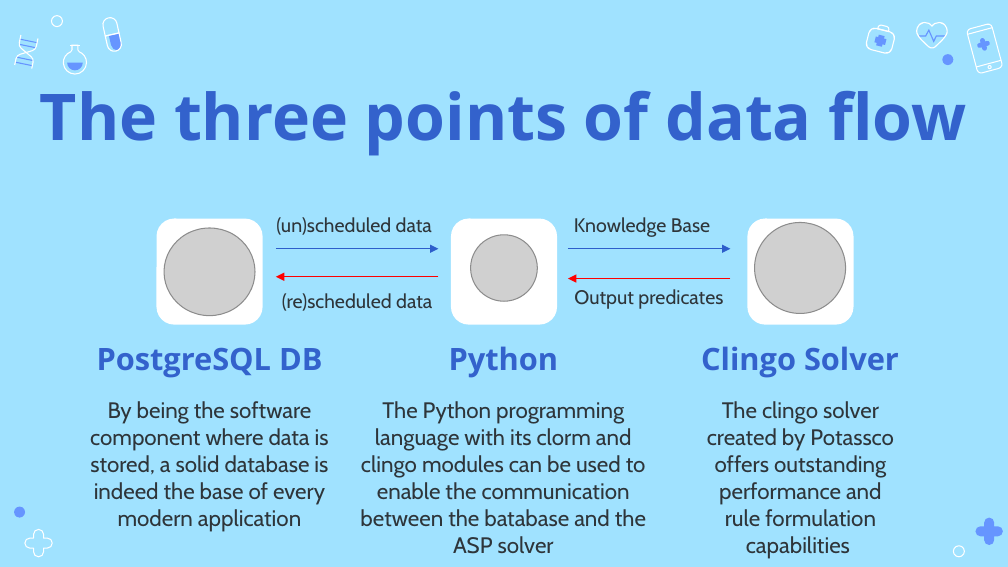
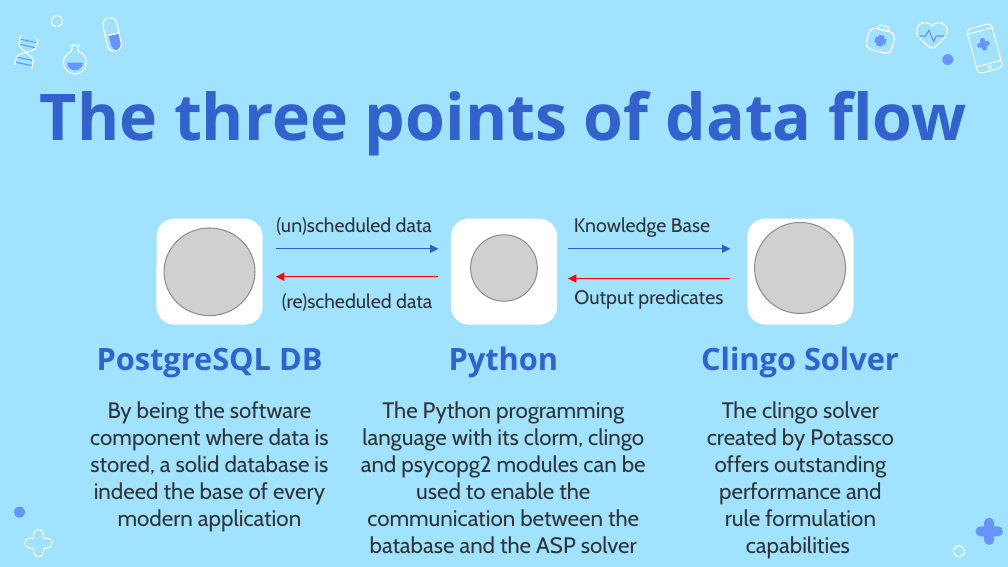
Before and after one commit to StavrosKanias/Medical_Appointment_Rescheduling_App, a slide deck: slide 21 of ENIGMA 2023/Presentation.pptx. Drawn at 1008x567 pixels with LibreOffice and Linux fonts; fonts in the diff are those of the drawing; grey boxes stand for pictures. Boxes give left, top, right and bottom in pixels: in the first picture for what was removed or moved away, otherwise in the second. Text is boxed around its words. In the diff, an @@ line names an element or a change of style, - is before the commit and + after.

```diff
--- a/ENIGMA 2023/Presentation.pptx
+++ b/ENIGMA 2023/Presentation.pptx
@@ subtitle at [361, 401, 646, 554]: text changed @@
-The Python programming language with its clorm and clingo modules can be used to enable the communication between the batabase and the ASP solver
+The Python programming language with its clorm, clingo and psycopg2 modules can be used to enable the communication between the batabase and the ASP solver
```
Also in this commit, not shown: 4 other slides changed, 1 slide added, 1 slide removed, 7 other files.
